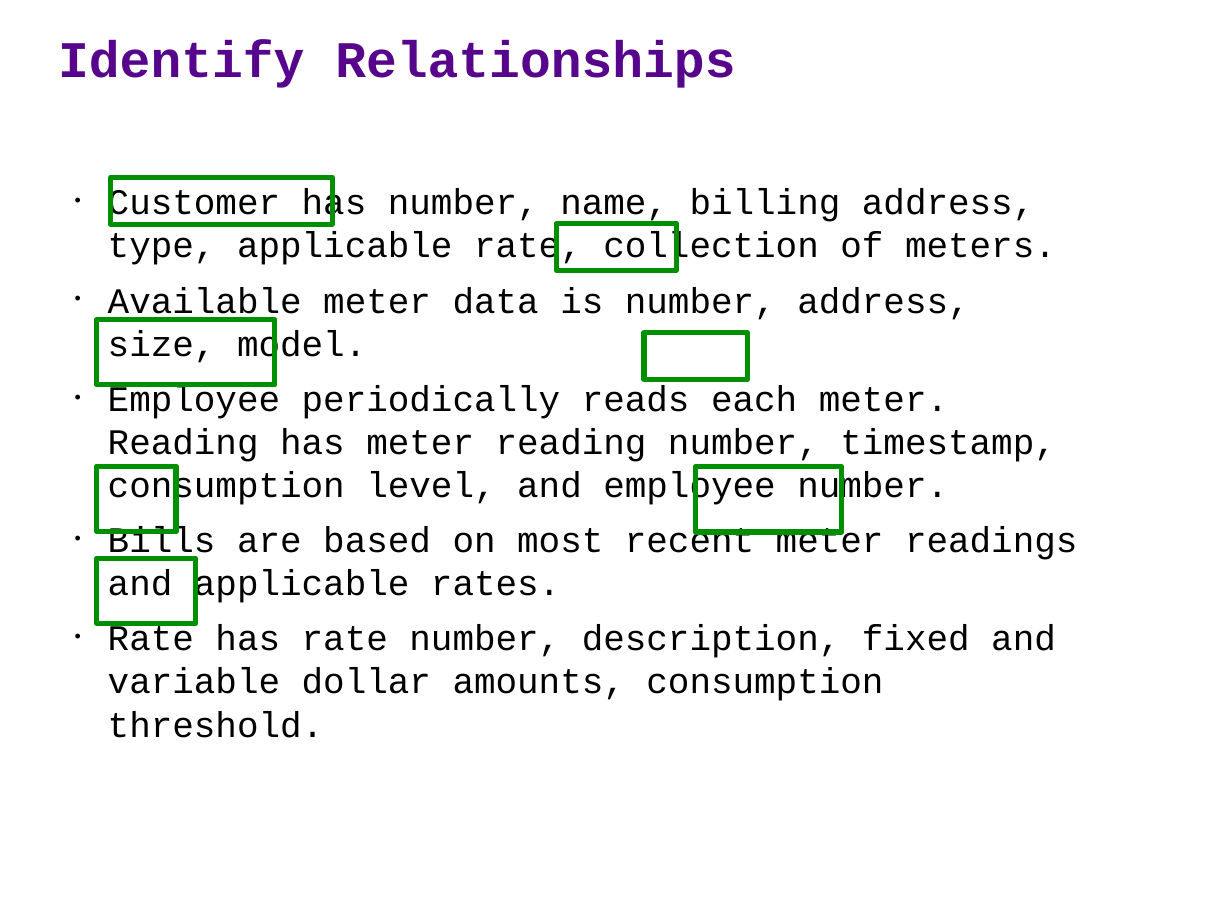
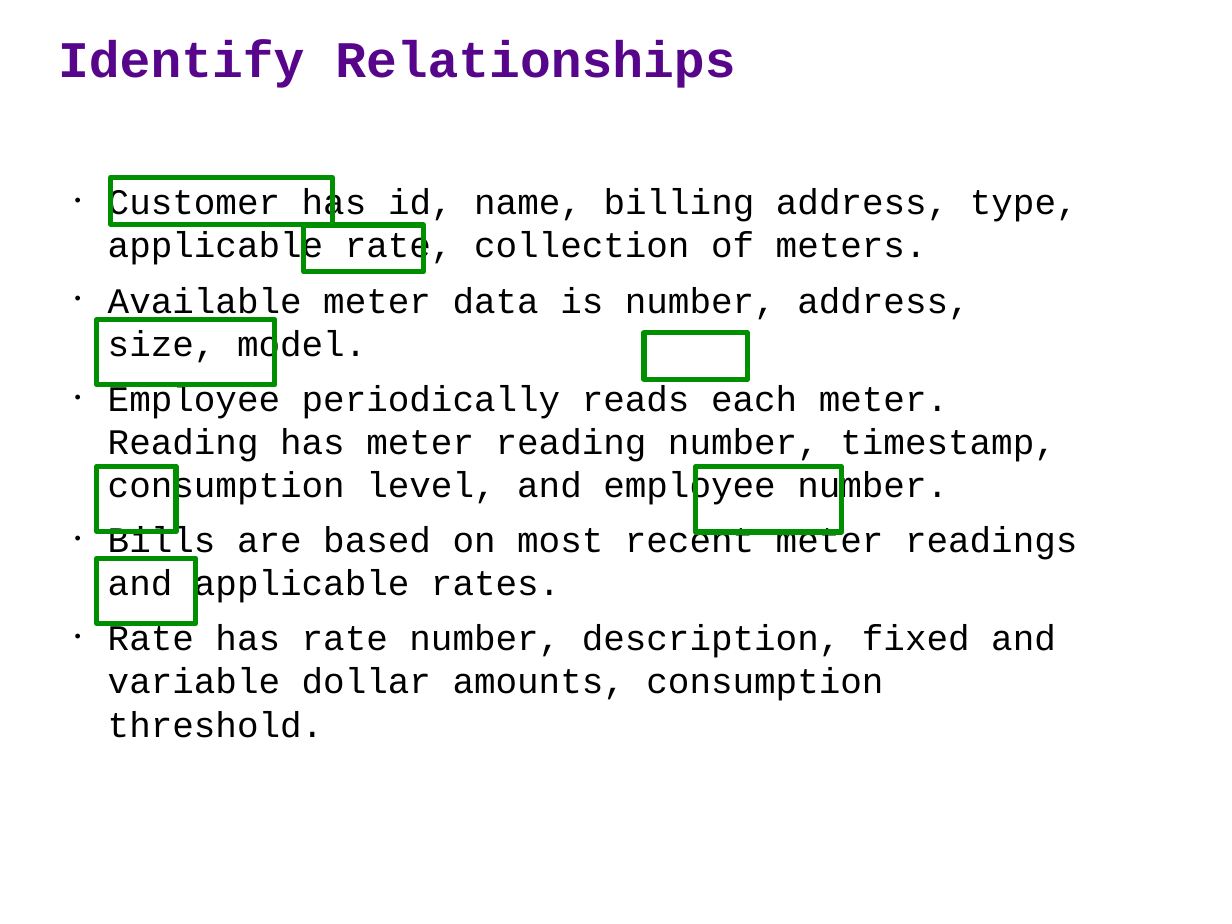
Before and after one commit to ipeirotis/introduction-to-databases, a slide deck: slide 11 of A2-ER_modeling-WaterUtility.pptx. Drawn at 1232x924 pixels with LibreOffice and Linux fonts; fonts in the diff are those of the drawing. Boxes give left, top, right and bottom in pixels: in the first picture for what was removed or moved away, otherwise in the second. Text is boxed around its words. In the diff, an @@ line names an element or a change of style, - is before the commit and + after.

```diff
--- a/A2-ER_modeling-WaterUtility.pptx
+++ b/A2-ER_modeling-WaterUtility.pptx
@@ text at (108,189,1078,268): text changed @@
-• Customer has number, name, billing address, type, applicable rate, collection of meters.
+• Customer has id, name, billing address, type, applicable rate, collection of meters.
@@ rectangle: place and size @@
-rectangle at (557,223,676,270)
+rectangle at (303,225,423,272)
```
Also in this commit, not shown: 10 other slides changed, 11 slides removed, 3 other files.
